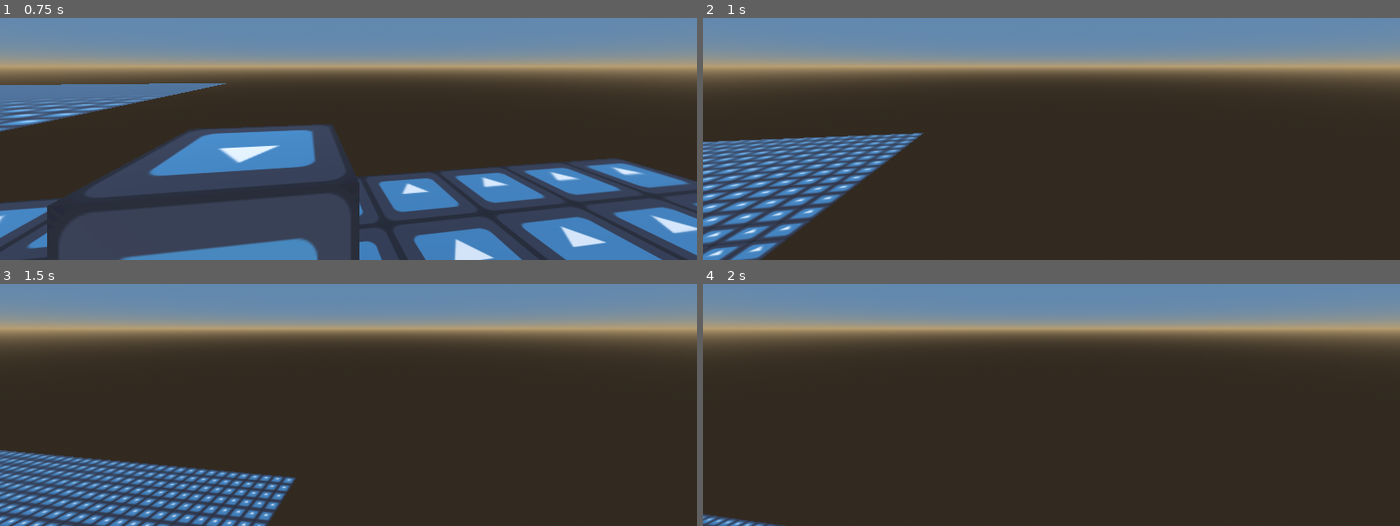
Above: before the commit, frames 1-4 (two rows, left to right).
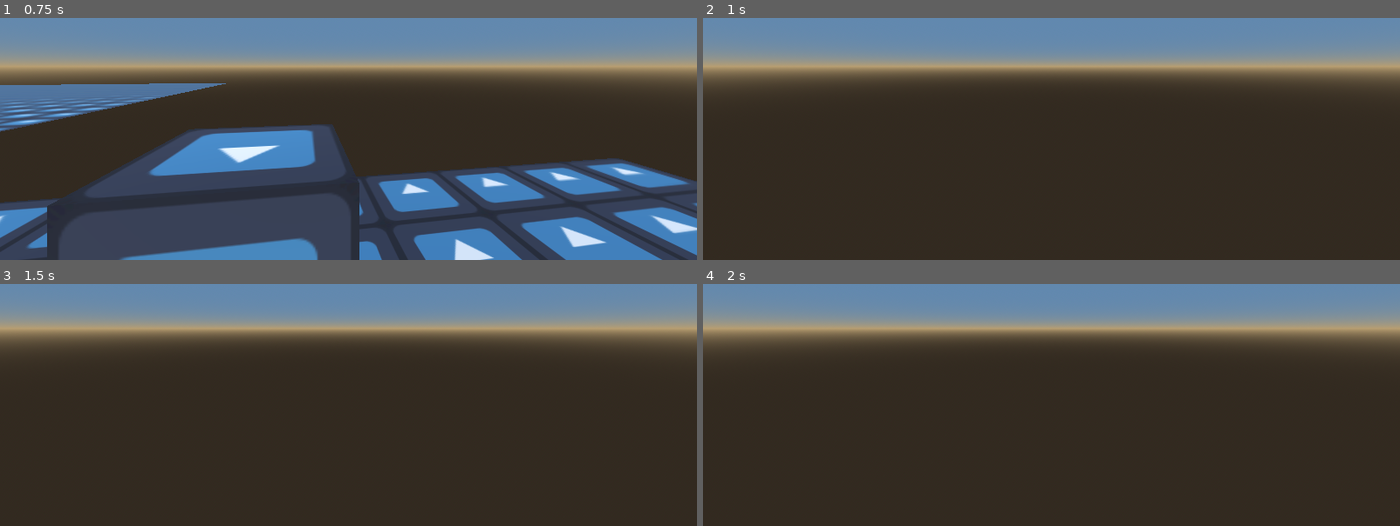
Above: after the commit, the same moments.

Repository: izzyn/brackeysgamejam2025
Game: Godot game, scene res://dev/blix.tscn
Two runs of this game, one before a commit and one after it. Both use one fixed random seed, a clock stepped at 60 frames per second and the inputs below. The engine's default icon, where the game draws it, is replaced by a stand-in: a white triangle on a blue panel in a dark square.
Inputs (mouse positions are in pixels of both pictures, inside the frame that each line leads up to):
- Up to frame 1 (0.75 s): tap Enter at 0.5 s; move the mouse to (383, 63) at 0.52 s; hold W (move_forward) from 0.53 s (still down); hold Shift (move_sprint) from 0.53 s (still down)
- Up to frame 2 (1 s): keep holding W (move_forward); keep holding Shift (move_sprint); tap Space (move_jump) at 0.77 s
- Up to frame 3 (1.5 s): keep holding W (move_forward); move the mouse to (313, 332) at 1.27 s; release Shift (move_sprint) at 1.28 s; tap Shift (move_sprint) at 1.35 s
- Up to frame 4 (2 s): keep holding W (move_forward); tap Space (move_jump) at 1.52 s

Frame 1 is identical in both runs. In frame 2, 9.9% of the frame differs, in the area x 0-32%, y 47-100%; in frame 3, 11%, in the area x 0-43%, y 68-100%; in frame 4, 0.3%.

Commit message:
Fixed jumpign and made it update on physics instead of frame

Diff:
--- a/scripts/player/player.gd
+++ b/scripts/player/player.gd
@@ -70,7 +70,7 @@
 ## Player globals, for use between frames
 var acceleration: Vector3
 
-func _process(delta: float) -> void:
+func _physics_process(delta: float) -> void:
 
 	handle_input()
 
@@ -96,7 +96,7 @@
 		#print("Applying gravity")
 
 	if(is_on_floor() and jumped):
-		acceleration.y += jump_force
+		acceleration.y += jump_force/delta
 
 	velocity += acceleration*delta
 
